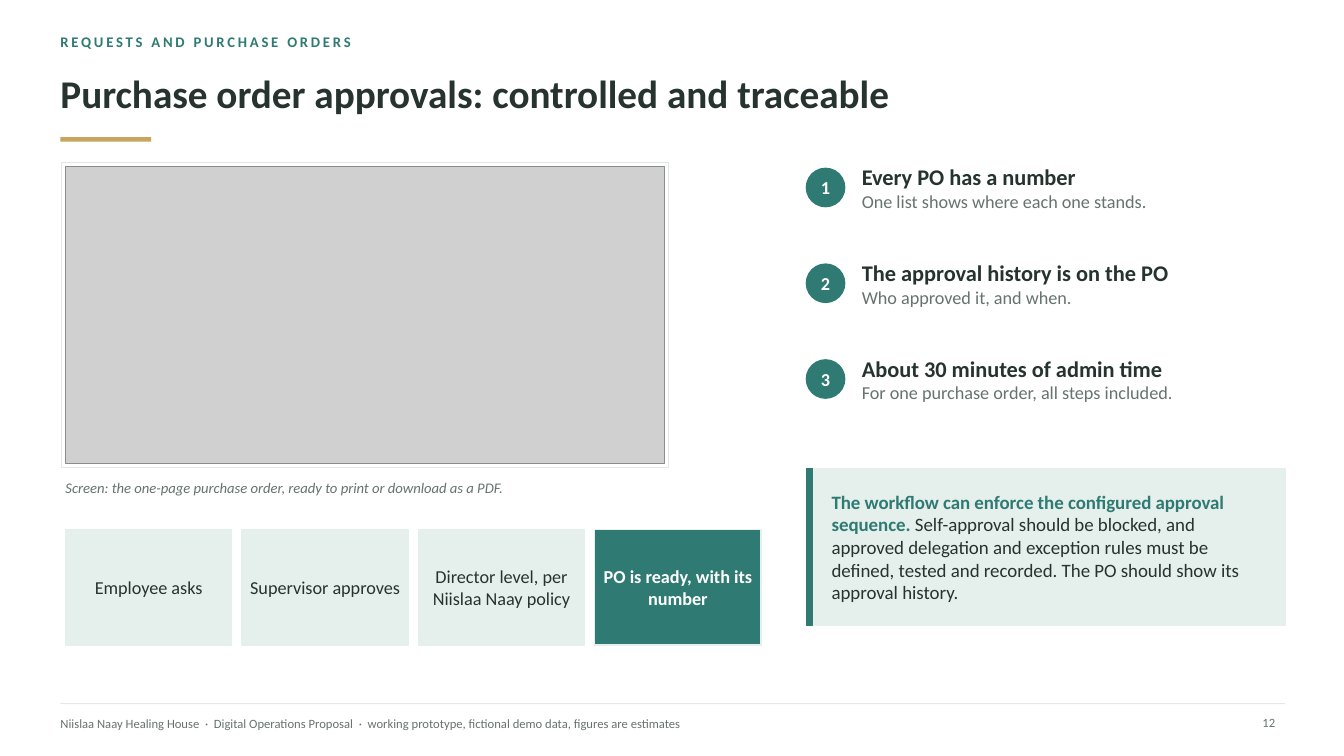
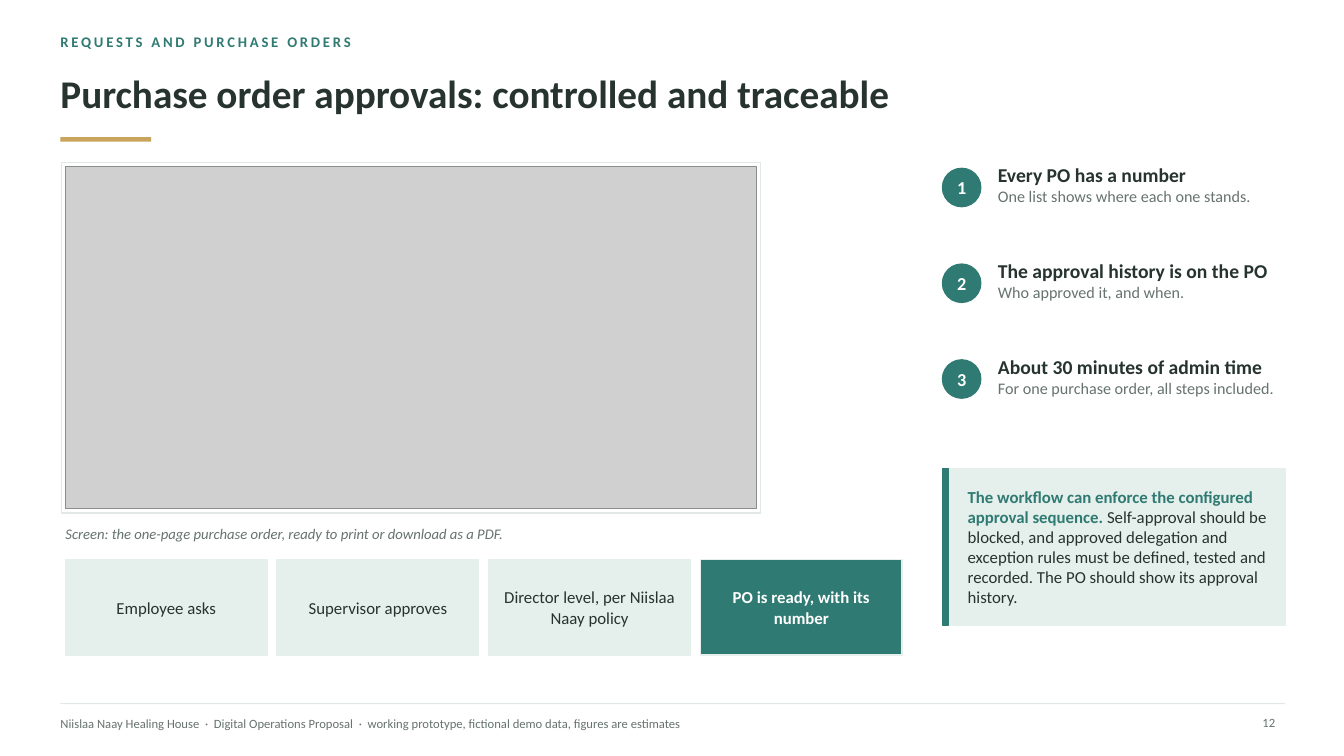
Before and after one commit to AndalibOlee/Portfolio, a slide deck: slide 12 of demo-platform/docs/Niislaa_Naay_Healing_House_Executive_Digital_Operations_Proposal.pptx. Drawn at 1344x756 pixels with LibreOffice and Linux fonts; fonts in the diff are those of the drawing; grey boxes stand for pictures. Boxes give left, top, right and bottom in pixels: in the first picture for what was removed or moved away, otherwise in the second. Text is boxed around its words. In the diff, an @@ line names an element or a change of style, - is before the commit and + after.

```diff
--- a/demo-platform/docs/Niislaa_Naay_Healing_House_Executive_Digital_Operations_Proposal.pptx
+++ b/demo-platform/docs/Niislaa_Naay_Healing_House_Executive_Digital_Operations_Proposal.pptx
@@ rectangle: place and size @@
-rectangle at (62, 162, 669, 468)
+rectangle at (62, 162, 760, 513)
@@ picture: place and size @@
-picture at (66, 166, 665, 464)
+picture at (66, 166, 756, 509)
@@ text "Every PO has a number": place and size @@
-text "Every PO has a number" at (862, 169, 1146, 208)
+text "Every PO has a number" at (998, 168, 1250, 202)
@@ text "Every PO has a number" at (998, 168, 1250, 202): size 16 to 14 pt in "Every PO has a number"; size 13 to 11.5 pt in "One list shows where each one stands." @@
@@ text "The approval history is on ...": place and size @@
-text "The approval history is on ..." at (862, 265, 1168, 307)
+text "The approval history is on ..." at (998, 264, 1268, 301)
@@ text "The approval history is on ..." at (998, 264, 1268, 301): size 16 to 14 pt in "The approval history is on the PO"; size 13 to 11.5 pt in "Who approved it, and when." @@
@@ text "About 30 minutes of admin ...": place and size @@
-text "About 30 minutes of admin ..." at (862, 361, 1173, 402)
+text "About 30 minutes of admin ..." at (998, 360, 1273, 397)
@@ text "About 30 minutes of admin ..." at (998, 360, 1273, 397): size 16 to 14 pt in "About 30 minutes of admin time"; size 13 to 11.5 pt in "For one purchase order, all steps included." @@
@@ 3 texts, 3 ellipses, 1 rectangle: place and size @@
-3 texts, 3 ellipses, 1 rectangle at (807, 168, 845, 625)
+3 texts, 3 ellipses, 1 rectangle at (943, 168, 981, 625)
@@ rectangle: place and size @@
-rectangle at (807, 469, 1286, 625)
+rectangle at (943, 469, 1286, 625)
@@ text "The workflow can enforce the ...": place and size @@
-text "The workflow can enforce the ..." at (832, 495, 1239, 602)
+text "The workflow can enforce the ..." at (968, 491, 1266, 606)
@@ text "The workflow can enforce the ..." at (968, 491, 1266, 606): size 13.5 to 12 pt @@
@@ text "Screen: the one-page purchase order, ...": place and size @@
-text "Screen: the one-page purchase order, ..." at (65, 483, 503, 496)
+text "Screen: the one-page purchase order, ..." at (65, 529, 503, 542)
@@ rectangle: place and size @@
-rectangle at (66, 529, 232, 645)
+rectangle at (66, 560, 267, 655)
@@ text "Employee asks": place and size @@
-text "Employee asks" at (95, 581, 202, 597)
+text "Employee asks" at (116, 602, 216, 617)
@@ rectangle: place and size @@
-rectangle at (242, 529, 408, 645)
+rectangle at (277, 560, 479, 655)
@@ text "Supervisor approves": place and size @@
-text "Supervisor approves" at (250, 581, 400, 597)
+text "Supervisor approves" at (309, 602, 447, 617)
@@ rectangle: place and size @@
-rectangle at (418, 529, 585, 645)
+rectangle at (489, 560, 691, 655)
@@ text "Director level, per Niislaa Naay ...": place and size @@
-text "Director level, per Niislaa Naay ..." at (433, 570, 570, 608)
+text "Director level, per Niislaa Naay ..." at (504, 591, 675, 627)
@@ rectangle: place and size @@
-rectangle at (595, 529, 761, 645)
+rectangle at (701, 560, 902, 655)
@@ size 13 to 12 pt in 4 elements at (116, 602, 216, 617), (309, 602, 447, 617), (504, 591, 675, 627), (733, 591, 870, 624) @@
@@ text "PO is ready, with its ...": place and size @@
-text "PO is ready, with its ..." at (604, 570, 752, 605)
+text "PO is ready, with its ..." at (733, 591, 870, 624)
```
Also in this commit, not shown: 14 other slides changed, 7 other files.
